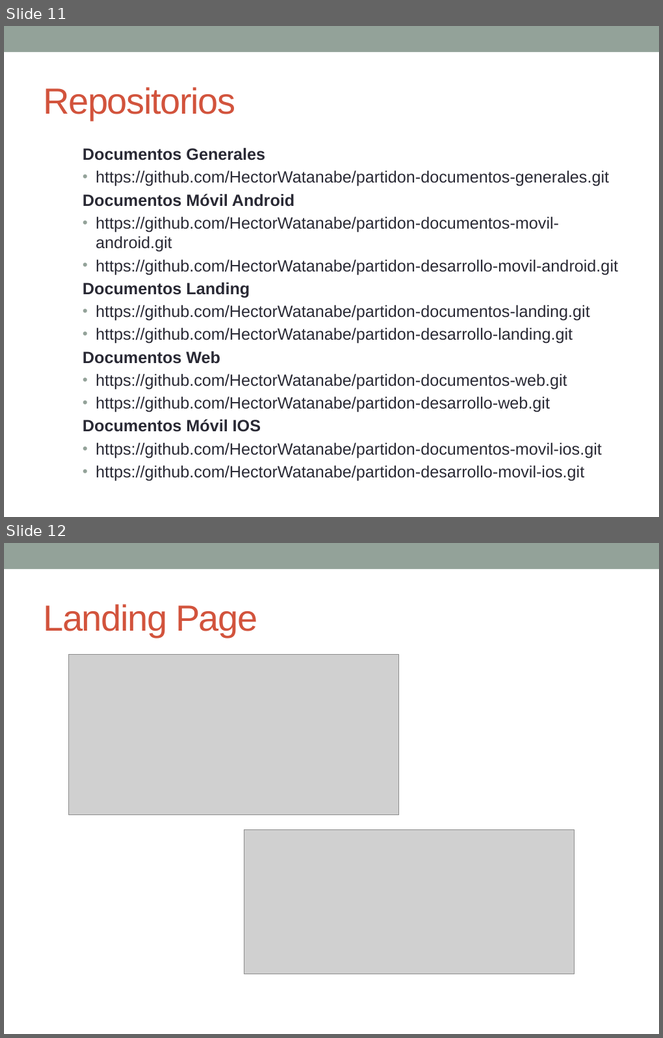
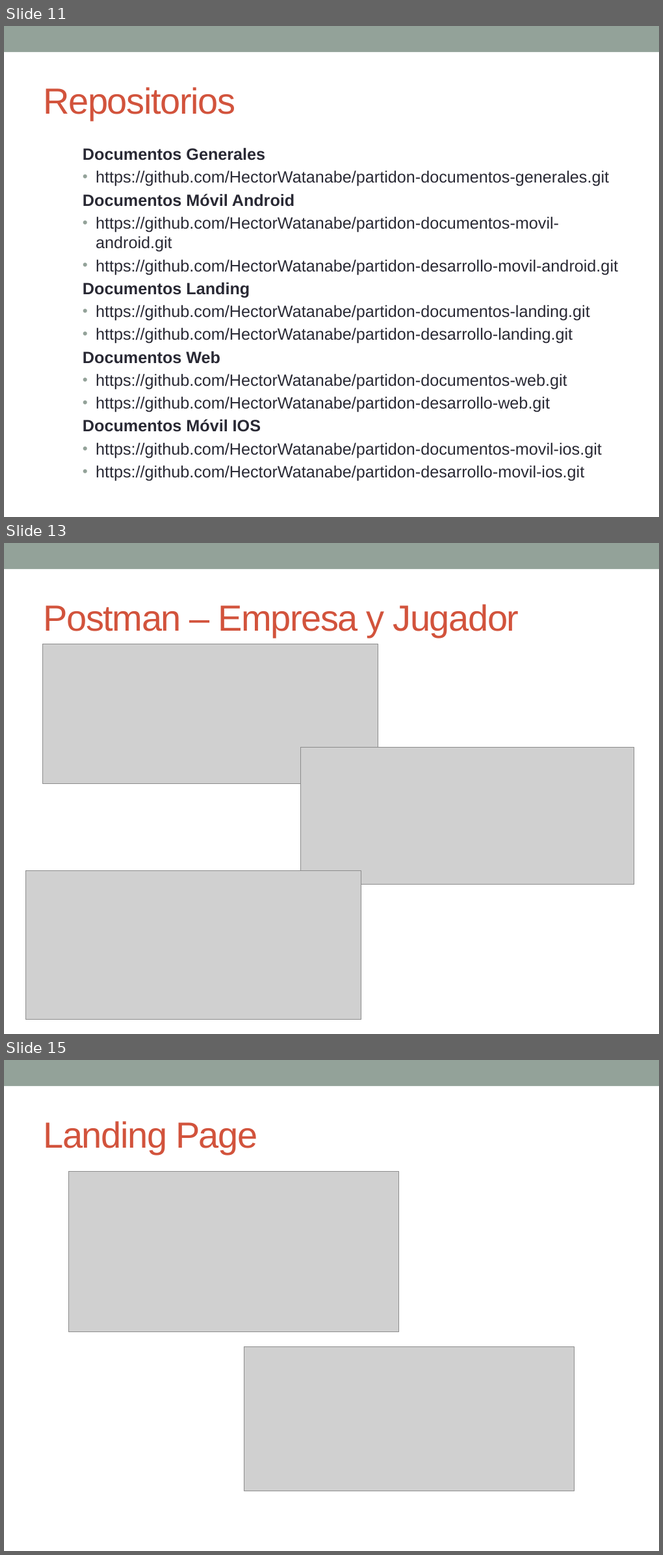
Before and after one commit to HectorWatanabe/partidon-documentos-generales, a slide deck: PPT/Partidon APp.pptx. Shown one above the other, each under a label of ours: slides 11 and 12 before the commit, slides 11, 13 and 15 after it; the slides between them are not shown. The pictures are 663x1038 and 663x1555 pixels, drawn with LibreOffice and Linux fonts; fonts in the diff are those of the drawing; grey boxes stand for pictures. Boxes give left, top, right and bottom in pixels: in the first picture for what was removed or moved away, otherwise in the second. Text is boxed around its words. In the diff, an @@ line names an element or a change of style, - is before the commit and + after.

Commit message:
PPT

```diff
--- a/PPT/Partidon APp.pptx
+++ b/PPT/Partidon APp.pptx
@@ slide 13 added at box(4, 543, 659, 1034), background #FFFFFF; not listed: 1 template element that a slide beside it also shows @@
@@ title added at box(43, 604, 519, 637), 40 pt, text #D2533C @@
+Postman – Empresa y Jugador
@@ picture added at box(42, 644, 378, 784) @@
@@ picture added at box(301, 747, 634, 885) @@
@@ picture added at box(25, 871, 361, 1020) @@
@@ what was slide 12 is now slide 15 @@
```
Also in this commit, not shown: 2 other slides added, 2 other files.
